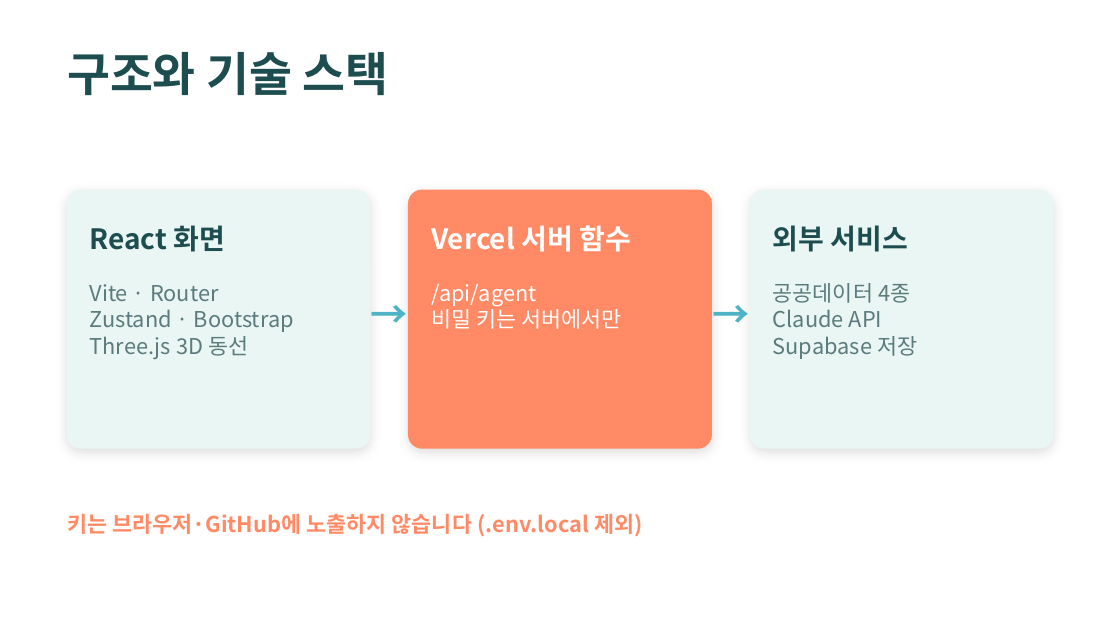
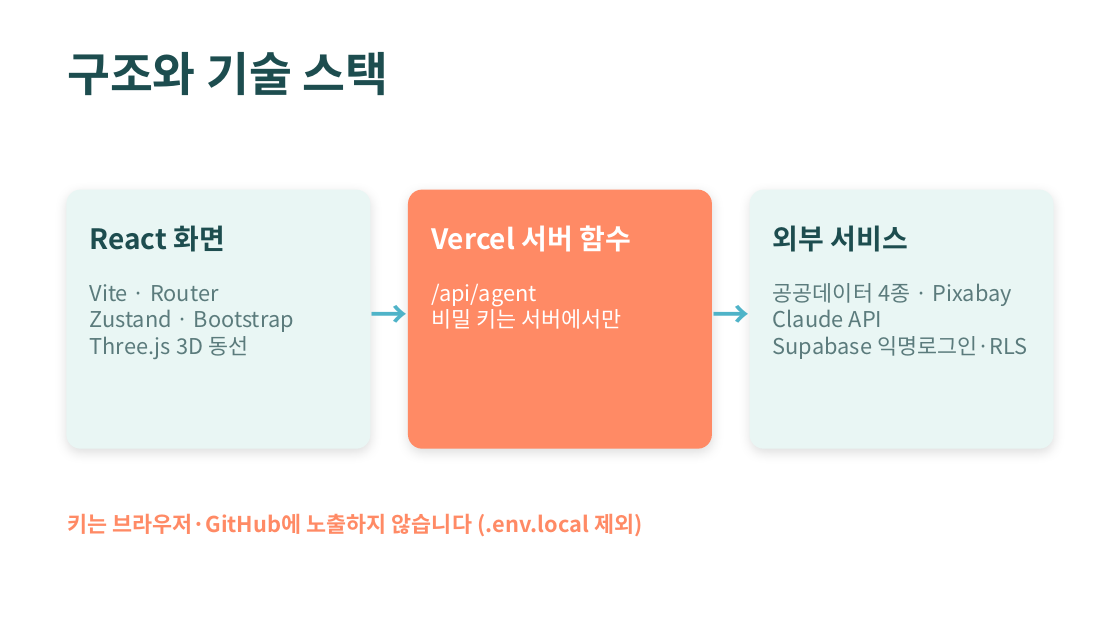
Before and after one commit to jeongeunlee0/jeju-wellness-concierge, a slide deck: slide 6 of docs/JEJU_WELLNESS_CONCIERGE.pptx. Drawn at 1120x630 pixels with LibreOffice and Linux fonts; fonts in the diff are those of the drawing. Boxes give left, top, right and bottom in pixels: in the first picture for what was removed or moved away, otherwise in the second. Text is boxed around its words. In the diff, an @@ line names an element or a change of style, - is before the commit and + after.

```diff
--- a/docs/JEJU_WELLNESS_CONCIERGE.pptx
+++ b/docs/JEJU_WELLNESS_CONCIERGE.pptx
@@ text at bbox=[773, 283, 1012, 306]: text changed @@
-공공데이터 4종
+공공데이터 4종 · Pixabay
@@ text at bbox=[773, 336, 1028, 359]: text changed @@
-Supabase 저장
+Supabase 익명로그인·RLS
```
Also in this commit, not shown: 1 slide added, 25 other files.
